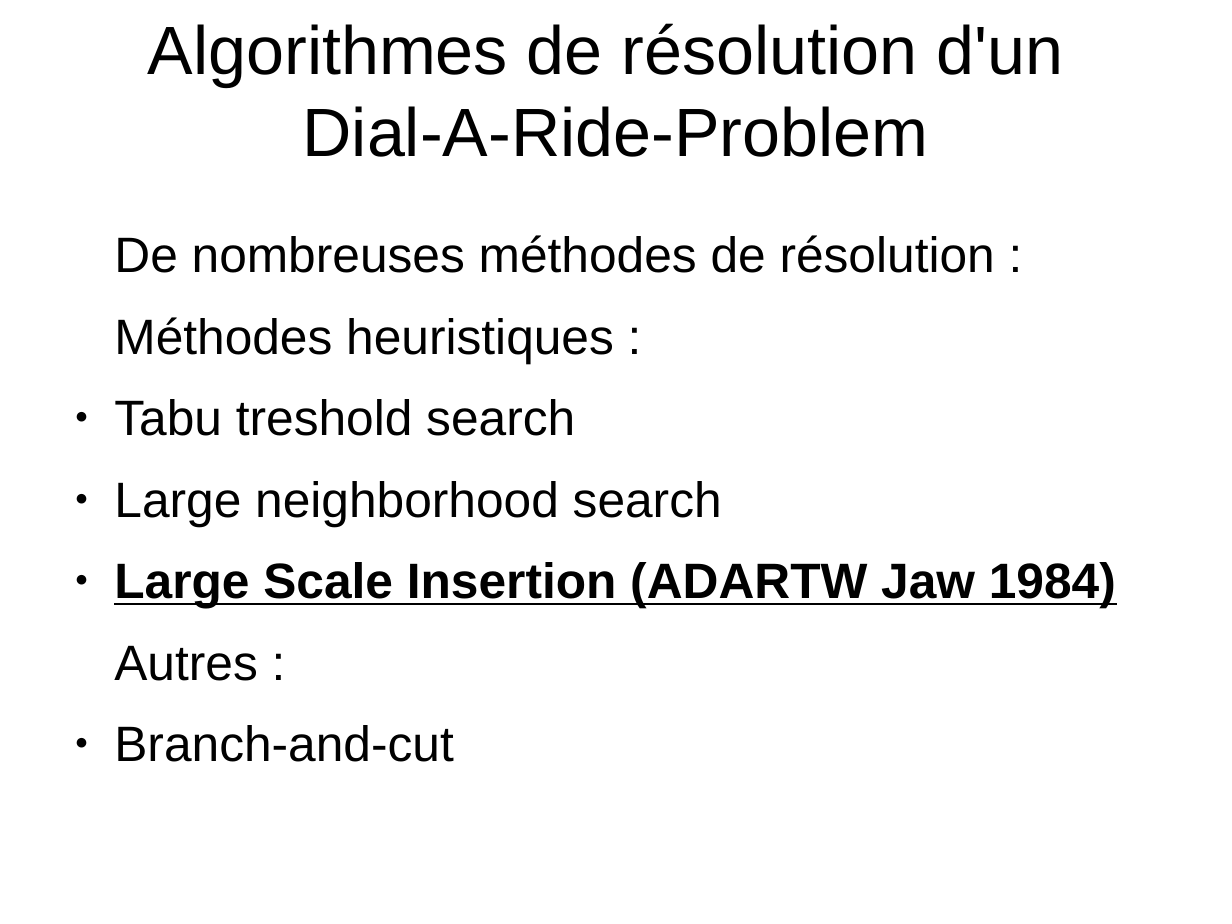
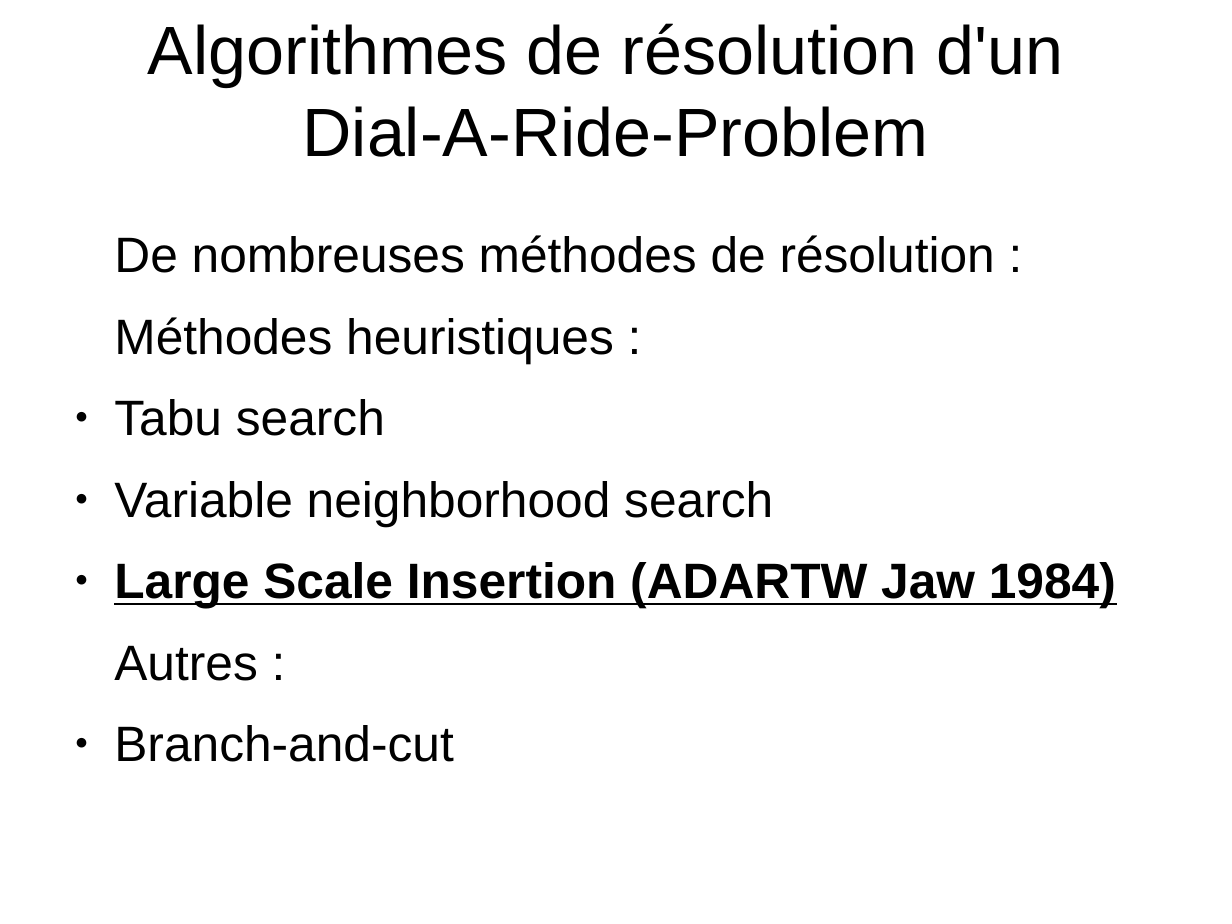
Before and after one commit to Chreschtf/Darpteam, a slide deck: slide 4 of Presentation1/slides_presentation_1_v1.odp. Drawn at 1232x924 pixels with LibreOffice and Linux fonts; fonts in the diff are those of the drawing; background and template pictures are left out. Boxes give left, top, right and bottom in pixels: in the first picture for what was removed or moved away, otherwise in the second. Text is boxed around its words. In the diff, an @@ line names an element or a change of style, - is before the commit and + after.

```diff
--- a/Presentation1/slides_presentation_1_v1.odp
+++ b/Presentation1/slides_presentation_1_v1.odp
@@ text at (114,399,773,526): text changed @@
-● Tabu treshold search
-● Large neighborhood search
+● Tabu search
+● Variable neighborhood search
```
Also in this commit, not shown: 2 other slides changed.
